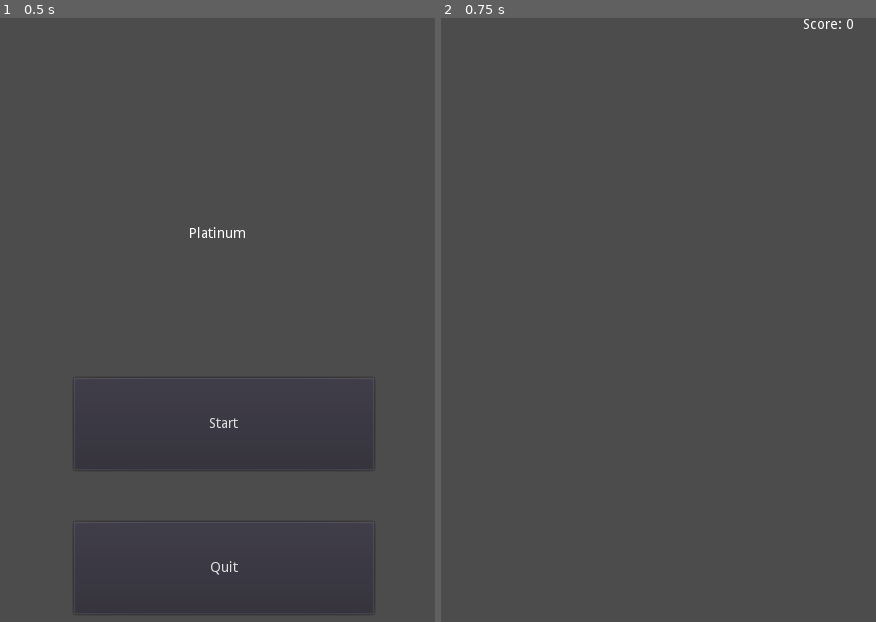
Above: before the commit, frames 1-2 (left to right).
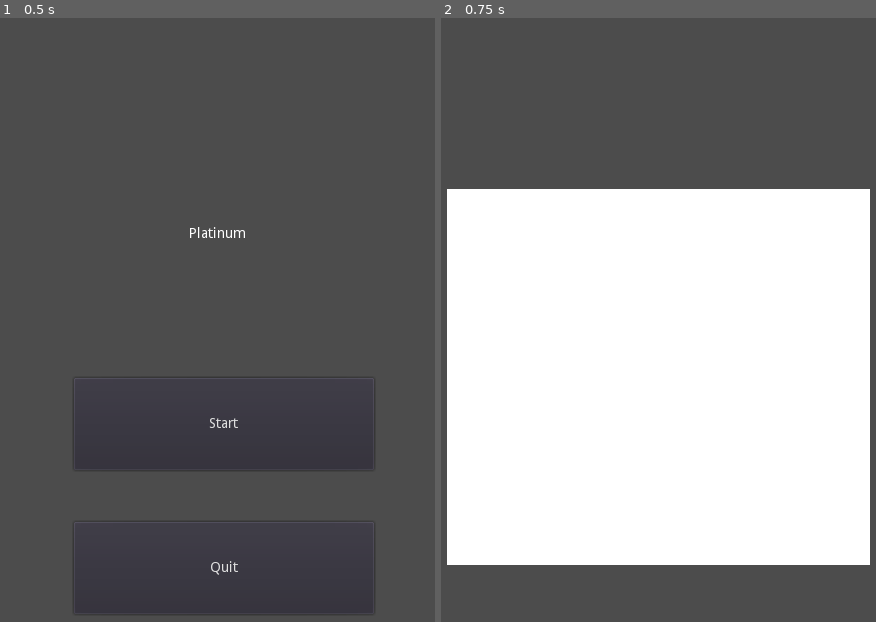
Above: after the commit, the same moments.

Repository: rafallatoszek/Platinum
Game: Godot game, scene res://Main.tscn
Same seed, same stepped clock (60 frames per second), same inputs: the game is played once before the commit and once after it.
Inputs:
- Up to frame 1 (0.5 s): no input
- Up to frame 2 (0.75 s): click "Start" at 0.5 s

Frame 1 is identical in both runs. In frame 2, 61% of the frame differs, in the area x 1-99%, y 0-91%.

Commit message:
Added main scene for the game and the board object

Diff:
--- a/Main.gd
+++ b/Main.gd
@@ -3,5 +3,4 @@
 var score = 0
 
 func new_game():
-	print("Game started!")
-	$HUD.update_score(score)
+	get_tree().change_scene("res://Scenes/Game.tscn")
--- /dev/null
+++ b/Scenes/Board.tscn
@@ -0,0 +1,9 @@
+[gd_scene format=2]
+
+[node name="Board" type="Node2D"]
+
+[node name="ColorRect" type="ColorRect" parent="."]
+margin_left = 28.0
+margin_top = 171.0
+margin_right = 451.0
+margin_bottom = 547.0
--- /dev/null
+++ b/Scenes/Game.tscn
@@ -0,0 +1,7 @@
+[gd_scene load_steps=2 format=2]
+
+[ext_resource path="res://Scenes/Board.tscn" type="PackedScene" id=1]
+
+[node name="Node" type="Node"]
+
+[node name="Board" parent="." instance=ExtResource( 1 )]
